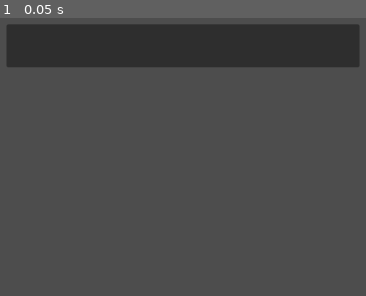
Above: before the commit, frame 1.
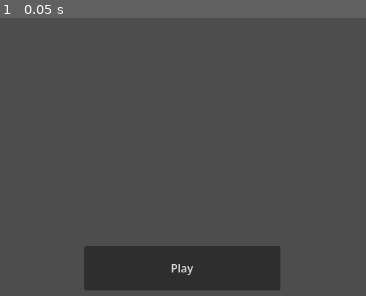
Above: after the commit, the same moment.

Repository: Kingandu/Fish-game
Game: Godot game, scene res://scenes/game.tscn
The game is run twice, just before and just after one commit, with the same random seed, the same clock (stepped at 60 frames per second) and the same inputs.
Inputs:
- Up to frame 1 (0.05 s): no input

The runs differ from the first frame. In frame 1, 23% of the frame differs, in the area x 1-99%, y 2-98%.

Commit message:
play button

Diff:
--- a/scenes/game.tscn
+++ b/scenes/game.tscn
@@ -4,5 +4,8 @@
 
 [node name="Game" type="Node2D" unique_id=58754999]
 
-[node name="Node2D" parent="." unique_id=1914389986 instance=ExtResource("1_uwrxv")]
-position = Vector2(328, 256)
+[node name="Button" parent="." unique_id=1421760179 instance=ExtResource("1_uwrxv")]
+offset_left = 440.0
+offset_top = 576.0
+offset_right = 723.0
+offset_bottom = 640.0
--- a/scenes/test_button.tscn
+++ b/scenes/test_button.tscn
@@ -1,7 +1,6 @@
 [gd_scene format=3 uid="uid://csvhn4uwrc6f1"]
 
-[node name="Node2D" type="Node2D" unique_id=1914389986]
-
-[node name="Button" type="Button" parent="." unique_id=1747727627]
-offset_right = 509.0
-offset_bottom = 62.0
+[node name="Button" type="Button" unique_id=1421760179]
+offset_right = 283.0
+offset_bottom = 41.0
+text = "Play"
